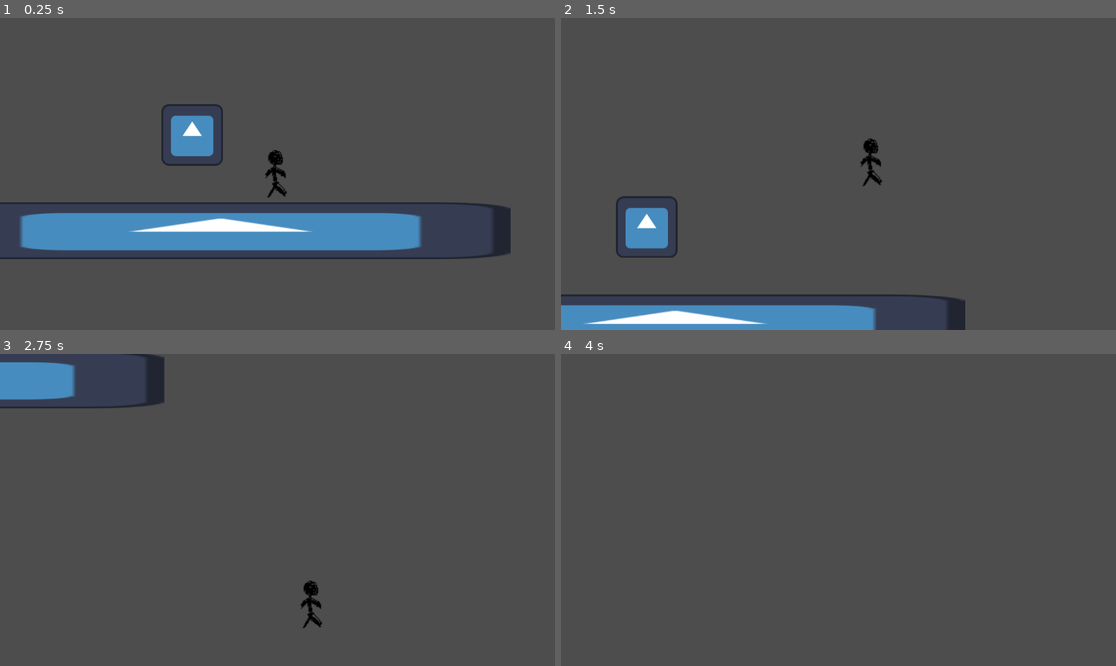
Above: before the commit, frames 1-4 (two rows, left to right).
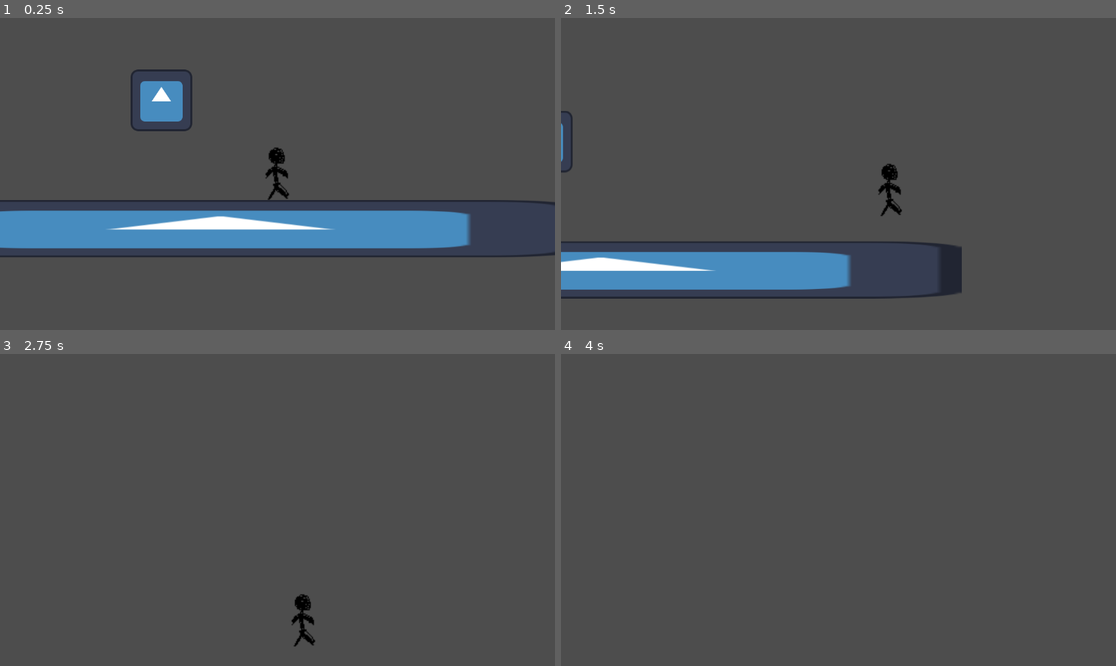
Above: after the commit, the same moments.

Repository: xelaxefensor/Maturitni-prace-Vyvoj-v-hernim-enginu
Game: Godot game, scene res://test_01.tscn
Two runs of this game, one before a commit and one after it. Both use one fixed random seed, a clock stepped at 60 frames per second and the inputs below. The engine's default icon, where the game draws it, is replaced by a stand-in: a white triangle on a blue panel in a dark square.
Inputs:
- Up to frame 1 (0.25 s): no input
- Up to frame 2 (1.5 s): hold Right (move_right) from 0.53 s (still down); tap Up (move_up) at 0.77 s
- Up to frame 3 (2.75 s): tap Up (move_up) at 1.52 s; release Right (move_right) at 2.03 s; hold Left (move_left) from 2.03 s (still down)
- Up to frame 4 (4 s): release Left (move_left) at 2.78 s; hold Right (move_right) from 2.78 s (still down); tap Up (move_up) at 3.02, 3.77 s

The runs differ from the first frame. In frame 1, 8.6% of the frame differs, in the area x 0-100%, y 16-78%; in frame 2, 15%, in the area x 0-73%, y 29-100%; in frame 3, 2.8%; in frame 4, nothing differs.

Commit message:
movement fixes

Diff:
--- a/Maturitní práce - Hra/CharacterBody2D.gd
+++ b/Maturitní práce - Hra/CharacterBody2D.gd
@@ -1,9 +1,9 @@
 extends CharacterBody2D
 
 
-var speed = 1000.0
-var maxSpeed = 400.0
-var jump_velocity = 10000.0
+var speed = 2000.0
+var maxSpeed = 600.0
+var jump_velocity = 12000.0
 var groundDrag = 7.0
 
 var jumpingTimer
@@ -47,11 +47,12 @@
 
 
 	var direction = Input.get_axis("move_left", "move_right")
-	if direction and abs(velocity.x) <= maxSpeed:
-		if is_on_floor():
-			velocity.x += direction * speed * delta
-		else:
-			velocity.x += direction * speed/2 * delta
+	if direction:
+		if (direction > 0 and velocity.x <= maxSpeed * direction/abs(direction)) or (direction < 0 and velocity.x >= maxSpeed * direction/abs(direction)):
+			if is_on_floor():
+				velocity.x += direction * speed * delta
+			else:
+				velocity.x += direction * speed * delta * 0.5
 	else:
 		if is_on_floor():
 			velocity.x -= velocity.x * groundDrag * delta
--- a/Maturitní práce - Hra/character_body_2d.tscn
+++ b/Maturitní práce - Hra/character_body_2d.tscn
@@ -1,31 +1,34 @@
-[gd_scene load_steps=4 format=3 uid="uid://4ko1lo1dtwmt"]
+[gd_scene load_steps=5 format=3 uid="uid://4ko1lo1dtwmt"]
 
 [ext_resource type="Script" path="res://CharacterBody2D.gd" id="1_2wuew"]
 [ext_resource type="Texture2D" uid="uid://cpcsb6tybsnoc" path="res://sprites/player.png" id="2_emk7i"]
+[ext_resource type="Script" path="res://addons/smoothing/smoothing_2d.gd" id="2_vt1c8"]
 
 [sub_resource type="CapsuleShape2D" id="CapsuleShape2D_6ix2o"]
 radius = 16.6667
-height = 59.3333
+height = 54.0
 
 [node name="CharacterBody2D" type="CharacterBody2D"]
 floor_constant_speed = true
 script = ExtResource("1_2wuew")
 
 [node name="CollisionShape2D" type="CollisionShape2D" parent="."]
+position = Vector2(0, 4)
 scale = Vector2(2, 2)
 shape = SubResource("CapsuleShape2D_6ix2o")
 
-[node name="Player" type="Sprite2D" parent="."]
-position = Vector2(1, -2)
-scale = Vector2(2, 2)
-texture = ExtResource("2_emk7i")
-
 [node name="Camera2D" type="Camera2D" parent="."]
 position_smoothing_enabled = true
+position_smoothing_speed = 10.0
 rotation_smoothing_enabled = true
+rotation_smoothing_speed = 10.0
+drag_horizontal_enabled = true
+drag_vertical_enabled = true
+drag_left_margin = 0.1
+drag_right_margin = 0.1
 
 [node name="JumpingTimer" type="Timer" parent="."]
-wait_time = 0.06
+wait_time = 0.053
 one_shot = true
 
 [node name="upBufferTimer" type="Timer" parent="."]
@@ -35,3 +38,11 @@
 [node name="coyoteTimer" type="Timer" parent="."]
 wait_time = 0.193
 one_shot = true
+
+[node name="Smoothing2D" type="Node2D" parent="."]
+script = ExtResource("2_vt1c8")
+
+[node name="Player" type="Sprite2D" parent="Smoothing2D"]
+position = Vector2(4, -2.38419e-07)
+scale = Vector2(2.20312, 2.20312)
+texture = ExtResource("2_emk7i")
--- a/Maturitní práce - Hra/project.godot
+++ b/Maturitní práce - Hra/project.godot
@@ -14,6 +14,10 @@
 run/main_scene="res://test_01.tscn"
 config/features=PackedStringArray("4.1", "Forward Plus")
 config/icon="res://icon.svg"
+
+[editor_plugins]
+
+enabled=PackedStringArray("res://addons/smoothing/plugin.cfg")
 
 [input]
 
@@ -42,3 +46,7 @@
 , Object(InputEventKey,"resource_local_to_scene":false,"resource_name":"","device":-1,"window_id":0,"alt_pressed":false,"shift_pressed":false,"ctrl_pressed":false,"meta_pressed":false,"pressed":false,"keycode":0,"physical_keycode":83,"key_label":0,"unicode":115,"echo":false,"script":null)
 ]
 }
+
+[physics]
+
+2d/default_gravity=2000.0
--- a/Maturitní práce - Hra/test_01.tscn
+++ b/Maturitní práce - Hra/test_01.tscn
@@ -5,7 +5,7 @@
 [ext_resource type="Texture2D" uid="uid://dje3oj7pugdh7" path="res://icon.svg" id="3_curao"]
 
 [sub_resource type="RectangleShape2D" id="RectangleShape2D_swhqi"]
-size = Vector2(1203, 20)
+size = Vector2(1500, 20)
 
 [node name="Node2D" type="Node2D"]
 
@@ -23,10 +23,10 @@
 shape = SubResource("RectangleShape2D_swhqi")
 
 [node name="Icon" type="Sprite2D" parent="."]
-position = Vector2(-111.001, 59)
-scale = Vector2(9.40626, 0.921875)
+position = Vector2(-111.5, 58.5)
+scale = Vector2(11.7109, 0.929688)
 texture = ExtResource("3_curao")
 
 [node name="Icon2" type="Sprite2D" parent="."]
-position = Vector2(-170, -140)
+position = Vector2(-234, -208)
 texture = ExtResource("3_curao")
